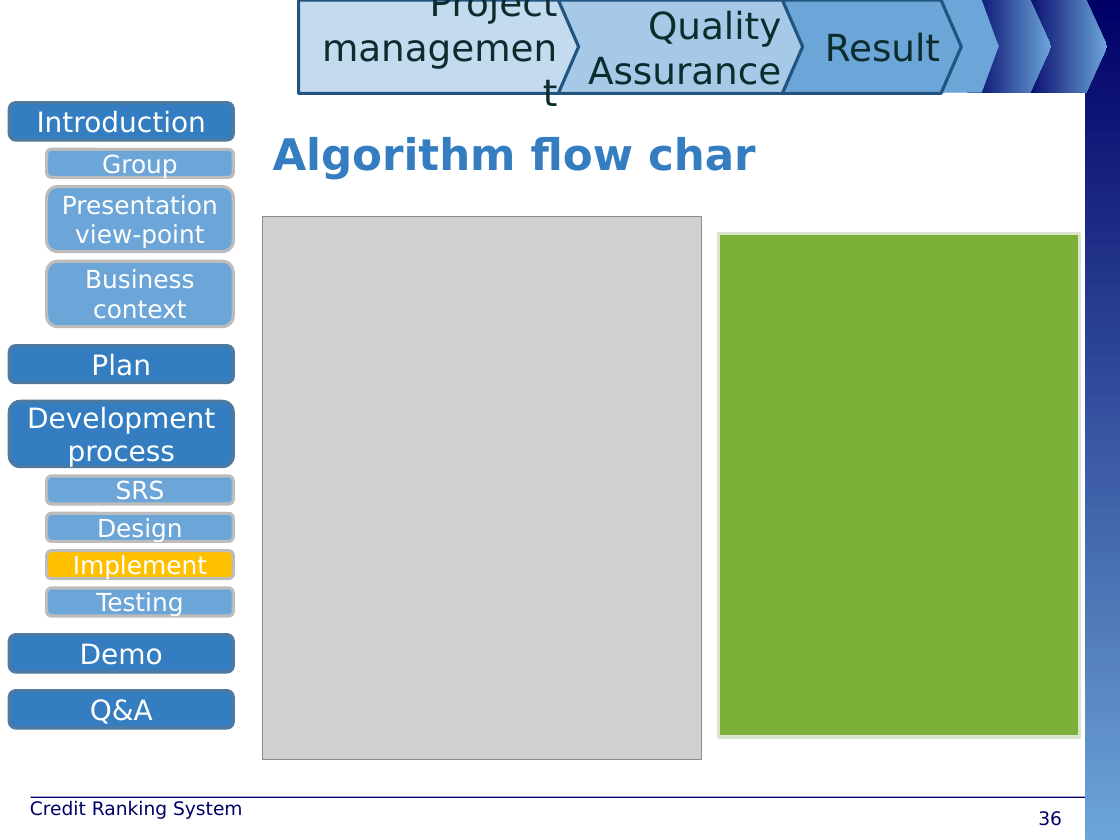
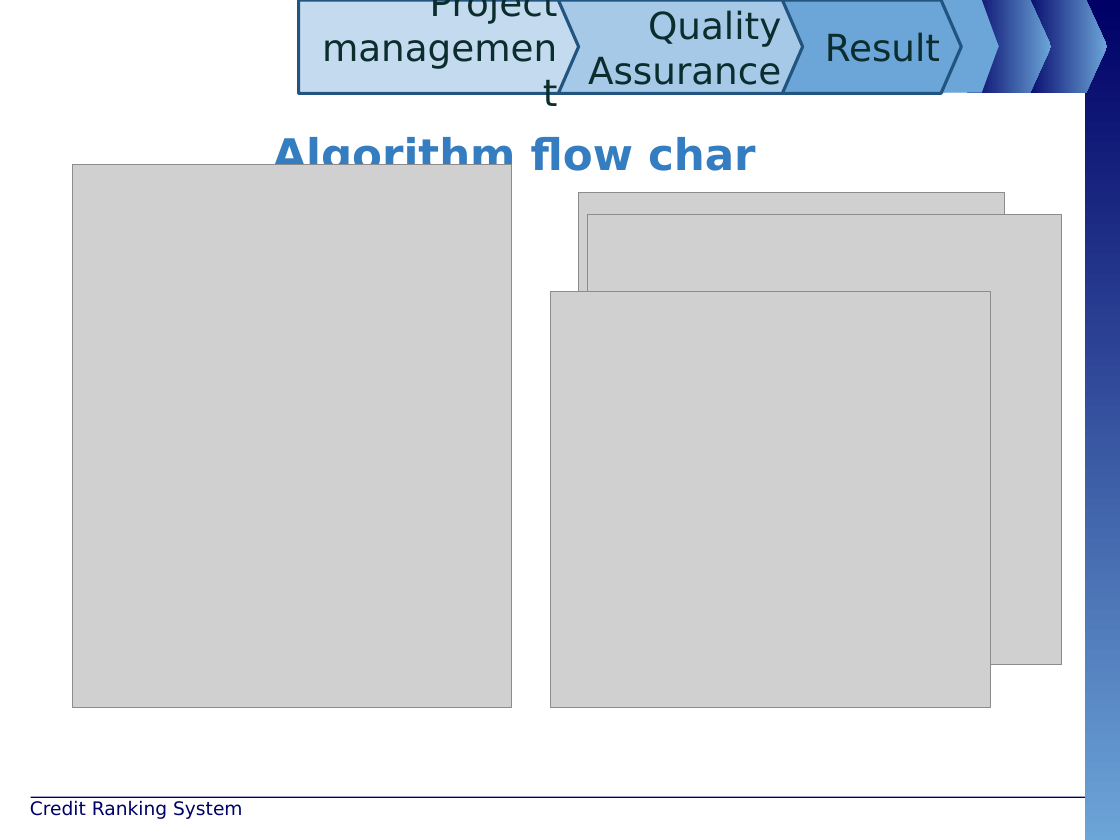
Before and after one commit to maily89/fbdm, a slide deck: slide 38 of Deliverables/FBD - slide.pptx (slide 36 before the commit). Drawn at 1120x840 pixels with LibreOffice and Linux fonts; fonts in the diff are those of the drawing; grey boxes stand for pictures; background and template pictures are left out. Boxes give left, top, right and bottom in pixels: in the first picture for what was removed or moved away, otherwise in the second. Text is boxed around its words. In the diff, an @@ line names an element or a change of style, - is before the commit and + after.

```diff
--- a/Deliverables/FBD - slide.pptx
+++ b/Deliverables/FBD - slide.pptx
@@ picture: place and size @@
-picture at <box>263,217,702,760</box>
+picture at <box>73,165,512,708</box>
@@ picture added at <box>579,193,1005,633</box> @@
@@ picture added at <box>588,215,1062,665</box> @@
@@ rectangle removed at <box>719,233,1080,737</box> @@
@@ picture added at <box>551,291,991,708</box> @@
@@ group removed at <box>9,103,234,728</box>: 12 rounded rectangles @@
-Introduction
-Development process
-Demo
-Q&A
-SRS
-Design
-Testing
-Group
-Presentation view-point
-Business context
-Implement
-Plan
@@ page number removed at <box>1038,811,1062,826</box> @@
-36
```
Also in this commit, not shown: 44 other slides changed, 1 slide added, 1 slide removed.
